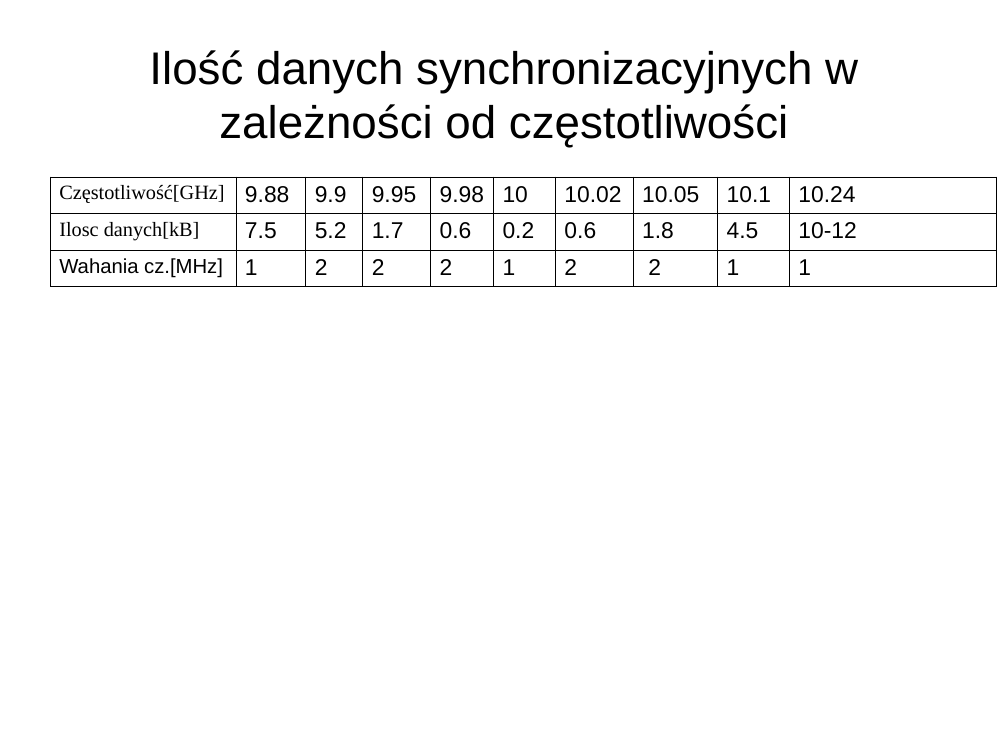
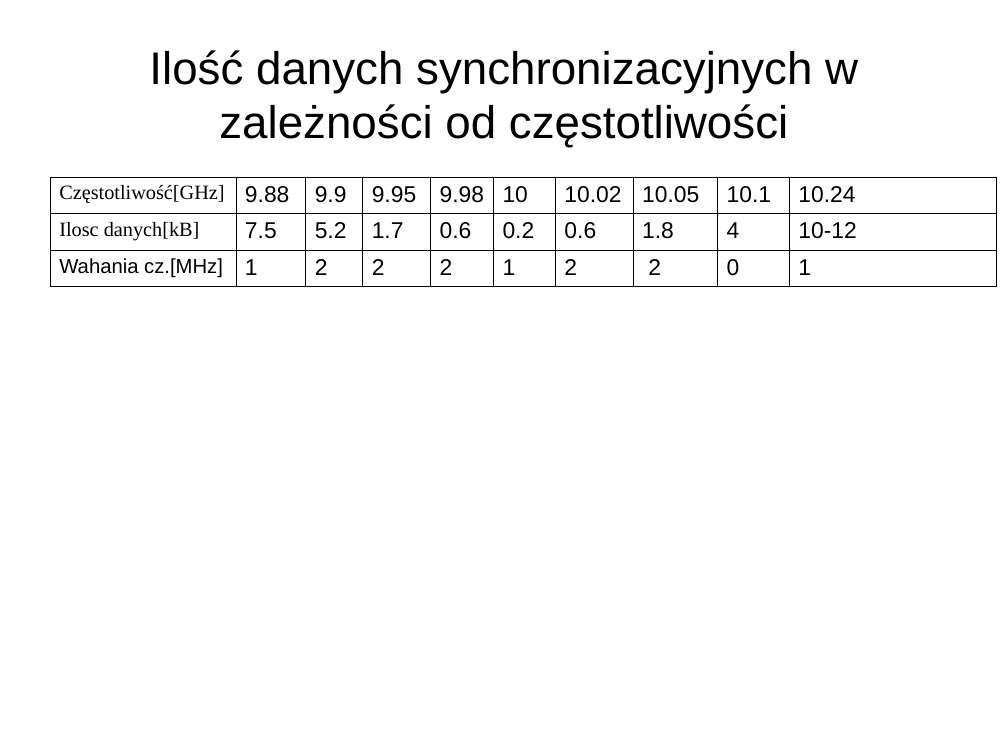
Before and after one commit to joannabp/ProjektSynopsys, a slide deck: slide 20 of Untitled 1.odp. Drawn at 1008x756 pixels with LibreOffice and Linux fonts; fonts in the diff are those of the drawing. Boxes give left, top, right and bottom in pixels: in the first picture for what was removed or moved away, otherwise in the second. Text is boxed around its words. In the diff, an @@ line names an element or a change of style, - is before the commit and + after.

```diff
--- a/Untitled 1.odp
+++ b/Untitled 1.odp
@@ table at <box>50,177,997,282</box> @@
-row 2, column 9: 4.5
+row 2, column 9: 4
-row 3, column 9: 1
+row 3, column 9: 0
```
Also in this commit, not shown: 8 other slides changed, 1 other file.
